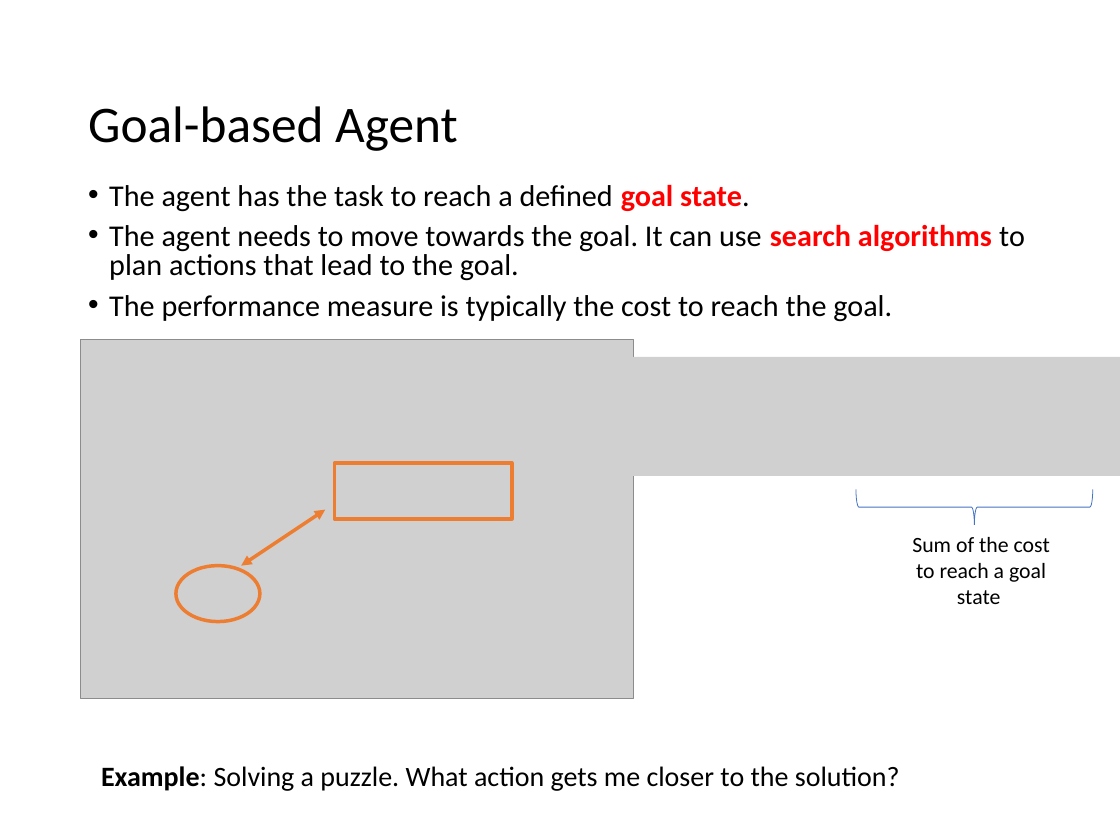
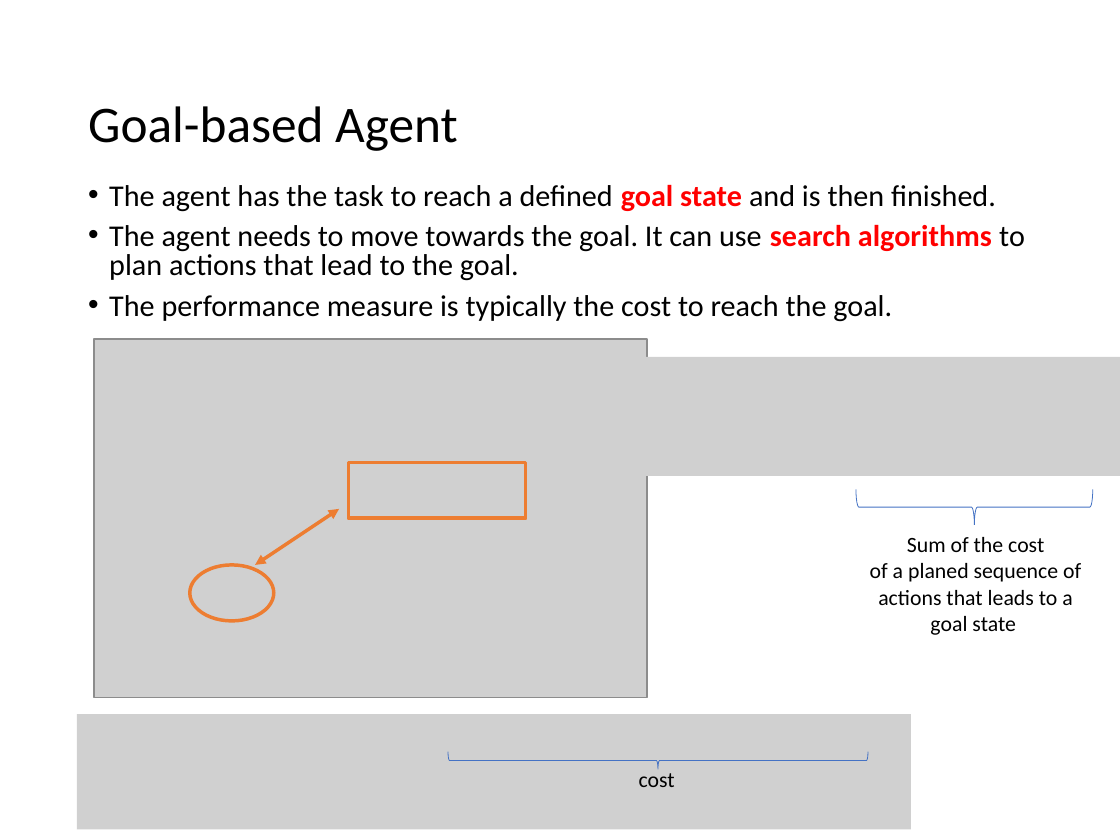
Before and after one commit to mhahsler/CS7320-AI, a slide deck: slide 26 of slides/02_agents.pptx. Drawn at 1120x840 pixels with LibreOffice and Linux fonts; fonts in the diff are those of the drawing; grey boxes stand for pictures. Boxes give left, top, right and bottom in pixels: in the first picture for what was removed or moved away, otherwise in the second. Text is boxed around its words. In the diff, an @@ line names an element or a change of style, - is before the commit and + after.

```diff
--- a/slides/02_agents.pptx
+++ b/slides/02_agents.pptx
@@ text at (109, 185, 996, 212): text changed @@
-• The agent has the task to reach a defined goal state.
+• The agent has the task to reach a defined goal state and is then finished.
@@ 1 picture, 1 rectangle, 1 ellipse, 1 double arrow: place and size @@
-1 picture, 1 rectangle, 1 ellipse, 1 double arrow at (81, 339, 634, 698)
+1 picture, 1 rectangle, 1 ellipse, 1 double arrow at (94, 339, 647, 698)
@@ text at (870, 537, 1081, 635): text changed @@
-Sum of the cost
-to reach a goal
-state
+Sum of the cost
+of a planed sequence of actions that leads to a goal state
@@ picture added at (77, 715, 912, 830) @@
@@ text removed at (101, 766, 900, 791) @@
-Example: Solving a puzzle. What action gets me closer to the solution?
@@ left brace added at (449, 751, 869, 769), outline #4472C4 0.5 pt @@
@@ text added at (639, 773, 675, 787), 14 pt, text #000000 @@
+cost
```
Also in this commit, not shown: 8 other slides changed, 5 other files.
